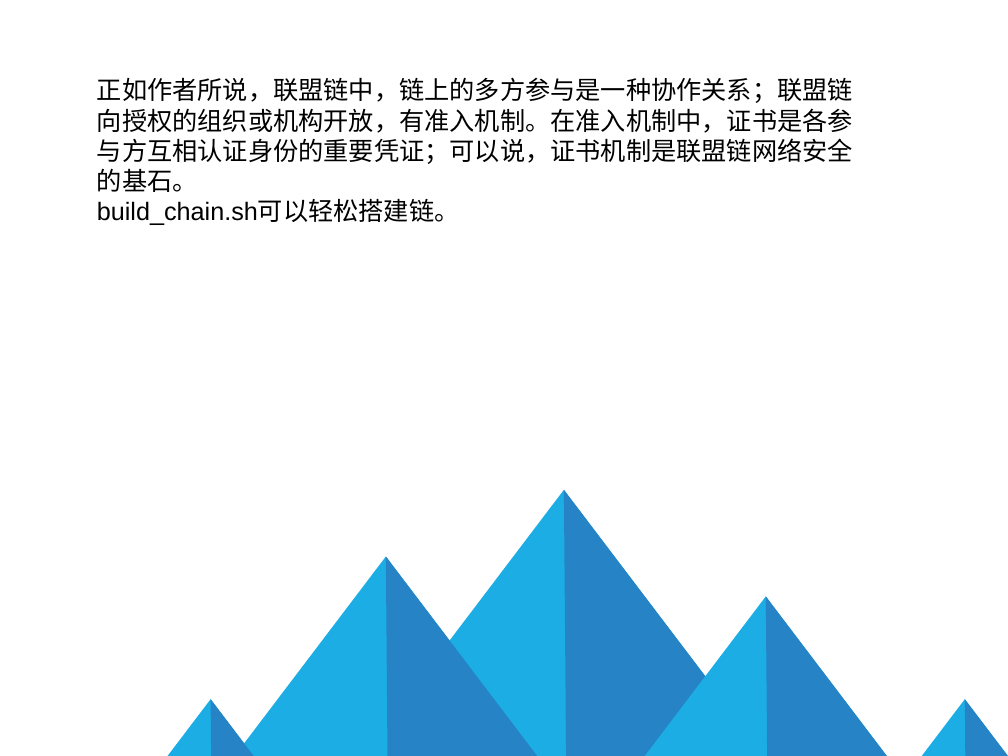
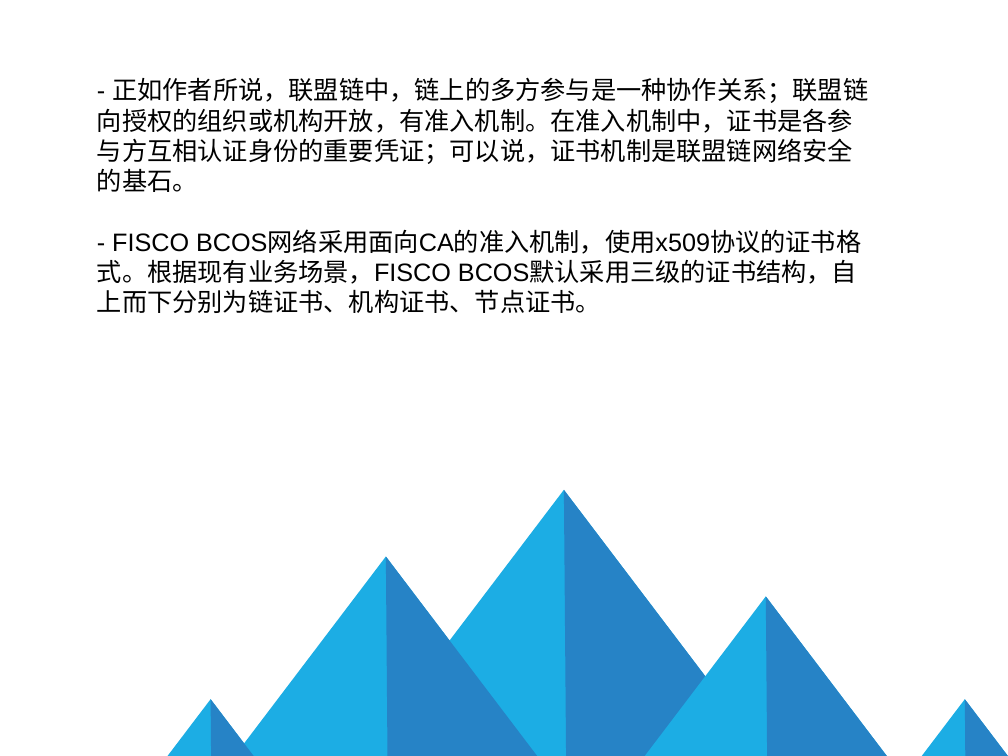
Before and after one commit to qukuailianniubi/Homework, a slide deck: slide 4 of DAY1/build_chain.sh文件的理解.ppt. Drawn at 1008x756 pixels with LibreOffice and Linux fonts; fonts in the diff are those of the drawing; background and template pictures are left out. Boxes give left, top, right and bottom in pixels: in the first picture for what was removed or moved away, otherwise in the second. Text is boxed around its words. In the diff, an @@ line names an element or a change of style, - is before the commit and + after.

Commit message:
修改ppt

```diff
--- a/DAY1/build_chain.sh文件的理解.ppt
+++ b/DAY1/build_chain.sh文件的理解.ppt
@@ text at <box>97,77,868,313</box>: text changed @@
-正如作者所说，联盟链中，链上的多方参与是一种协作关系；联盟链向授权的组织或机构开放，有准入机制。在准入机制中，证书是各参与方互相认证身份的重要凭证；可以说，证书机制是联盟链网络安全的基石。
-build_chain.sh可以轻松搭建链。
+- 正如作者所说，联盟链中，链上的多方参与是一种协作关系；联盟链向授权的组织或机构开放，有准入机制。在准入机制中，证书是各参与方互相认证身份的重要凭证；可以说，证书机制是联盟链网络安全的基石。
+- FISCO BCOS网络采用面向CA的准入机制，使用x509协议的证书格式。根据现有业务场景，FISCO BCOS默认采用三级的证书结构，自上而下分别为链证书、机构证书、节点证书。
```
